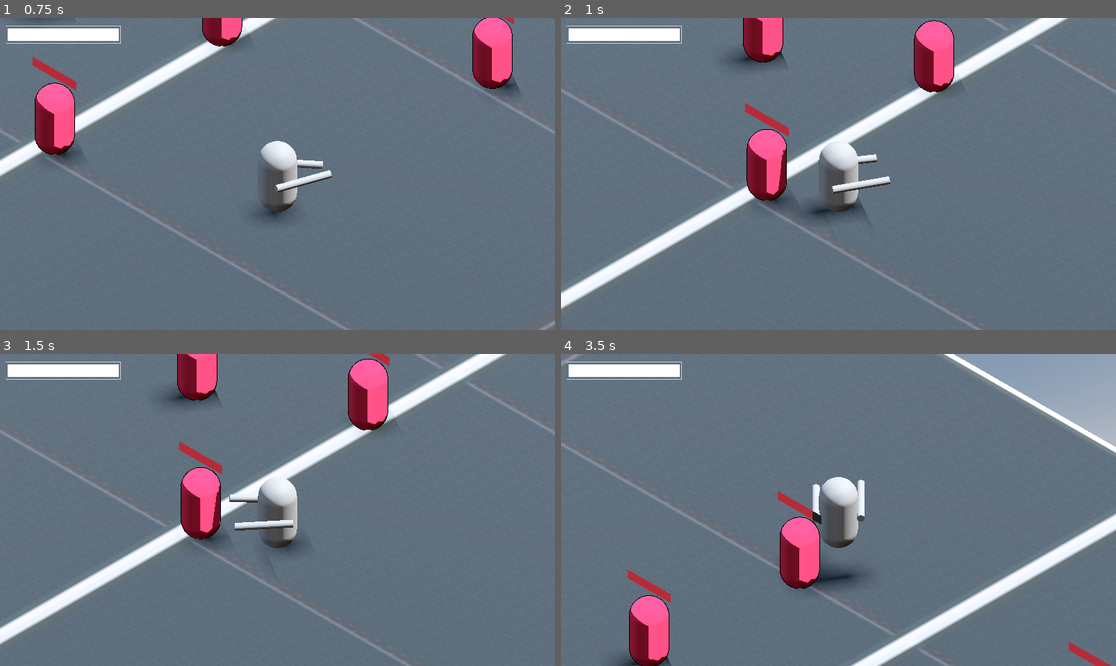
Above: before the commit, frames 1-4 (two rows, left to right).
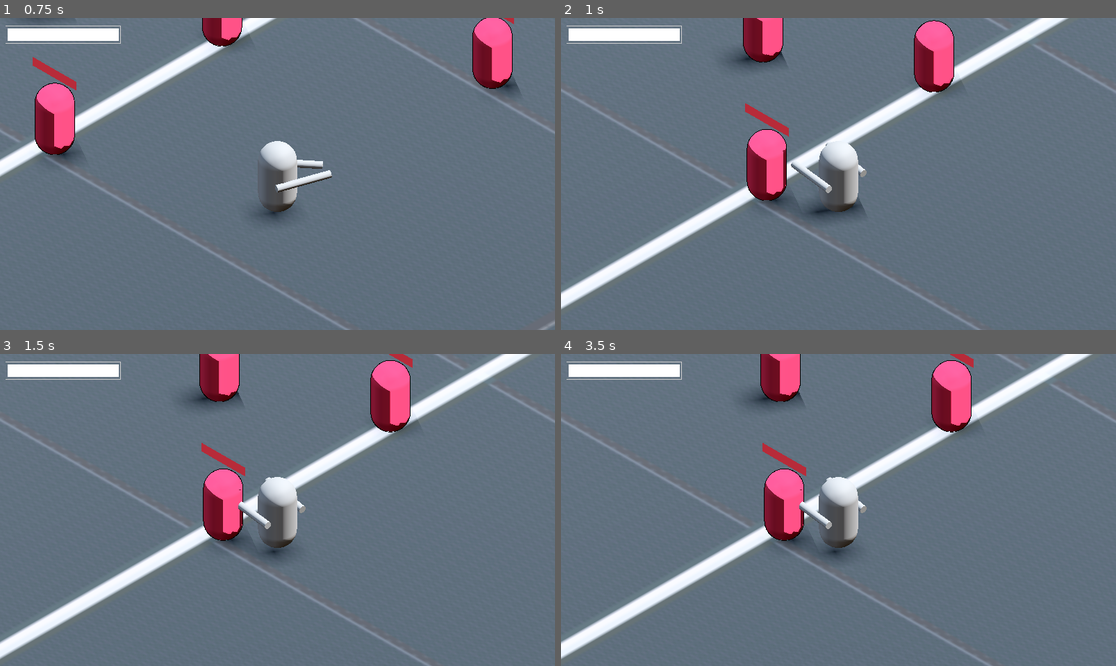
Above: after the commit, the same moments.

Repository: yashGhela/blame
Game: Godot game, scene res://levels/lab.tscn
Same seed, same stepped clock (60 frames per second), same inputs: the game is played once before the commit and once after it. The project has no main scene, so this scene is started directly.
Inputs (mouse positions are in pixels of both pictures, inside the frame that each line leads up to):
- Up to frame 1 (0.75 s): tap Enter at 0.5 s; move the mouse to (399, 158) at 0.52 s; hold D (right) from 0.53 s (still down); click (399, 158) at 0.6 s
- Up to frame 2 (1 s): keep holding D (right); tap Space (jump) at 0.77 s; tap Q (snap) at 0.8 s
- Up to frame 3 (1.5 s): move the mouse to (166, 525) at 1.27 s; release D (right) at 1.28 s; hold S (back) from 1.28 s (still down); tap Q (snap) at 1.35 s
- Up to frame 4 (3.5 s): tap Space (jump) at 1.52, 3.02 s; click (727, 525) at 1.55 s; move the mouse to (894, 441) at 2.02 s; release S (back) at 2.03 s; hold D (right) 2.03-2.78 s; right-click (894, 441) at 2.1 s; tap Q (snap) at 2.3 s; move the mouse to (810, 572) at 2.77 s; hold W (forward) from 2.78 s (still down); click (810, 572) at 2.85 s

Frame 1 is identical in both runs. In frame 2, 0.6% of the frame differs, in the area x 33-65%, y 11-59%; in frame 3, 16%; in frame 4, 20%, in the area x 0-100%, y 0-100%.

Commit message:
added cooldown to snap, need to add the long range hit next and we done w the player controller

Diff:
--- a/scripts/player.gd
+++ b/scripts/player.gd
@@ -5,6 +5,9 @@
 const JUMP_VELOCITY = 4.5
 
 var is_attacking:=false
+
+@export var hit_pull_distance := 1.0
+@export var hit_pull_speed := 8.0
 
 
 @onready var health_bar: ProgressBar = $"CanvasLayer/health bar"
@@ -19,9 +22,13 @@
 const DASH_SPEED = 15.0
 const DASH_DURATION = 0.3
 
+const SNAP_COOLDOWN=1.5
+var snap_cooldown = false
+
 
 var is_dashing = false
 var is_snapping= false
+
 var snap_target: Node3D = null
 const SNAP_DISTANCE = 1.5
 const SNAP_DURATION = 0.25
@@ -53,9 +60,10 @@
 
 func _physics_process(delta: float) -> void:
 
-	if is_snapping:
+	if is_snapping or snap_cooldown:
 		velocity = Vector3.ZERO
 		return
+
 
 	if Input.is_action_just_pressed("hit"):
 		hitcounter+=1
@@ -155,6 +163,8 @@
 				12.0*delta
 			)
 
+
+
 func snap():
 	snap_target = enemy_detector.get_closest_enemy()
 
@@ -162,6 +172,7 @@
 		return
 
 	is_snapping=true
+	snap_cooldown=true
 
 	var direction = snap_target.global_position - global_position
 	direction.y = 0
@@ -199,6 +210,9 @@
 	# Play attack
 	basicanims.play("hit_one")
 
+	await get_tree().create_timer(SNAP_COOLDOWN).timeout
+	snap_cooldown = false
+
 
 
 
@@ -216,6 +230,8 @@
 
 func disable_hand_2():
 	hand_2_col.disabled = true
+
+
 
 func _on_basicanims_animation_finished(anim_name: StringName) -> void:
 	if anim_name=="hit_one" or anim_name=="hit_two" or anim_name=="hit_three":
